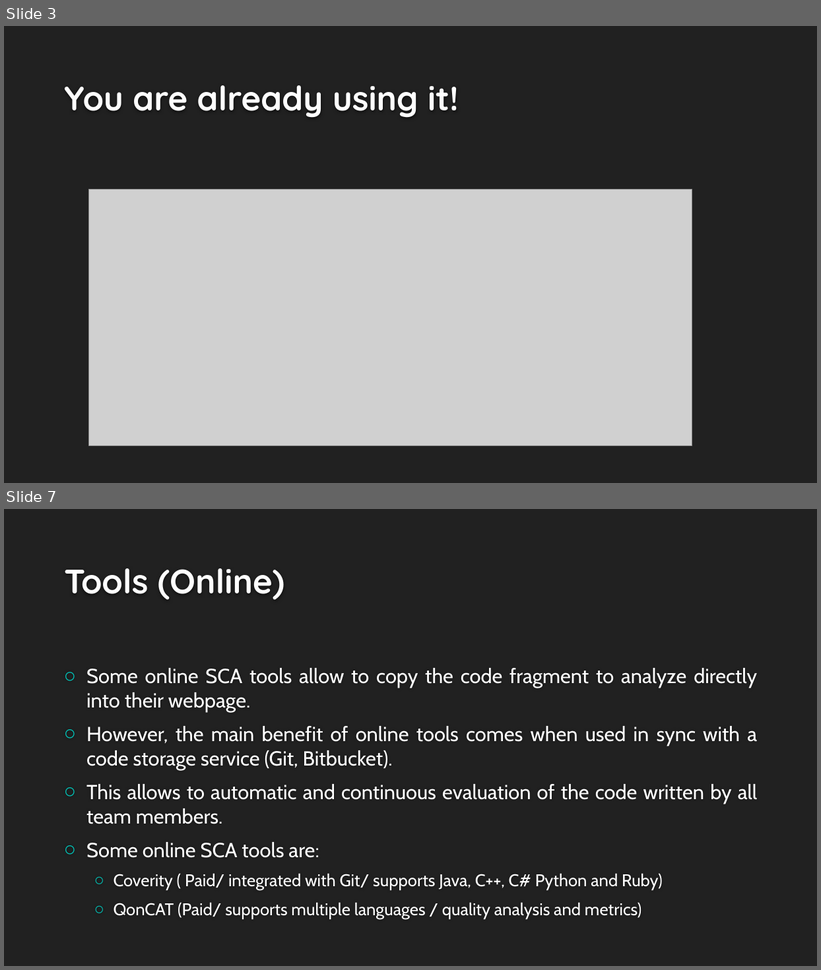
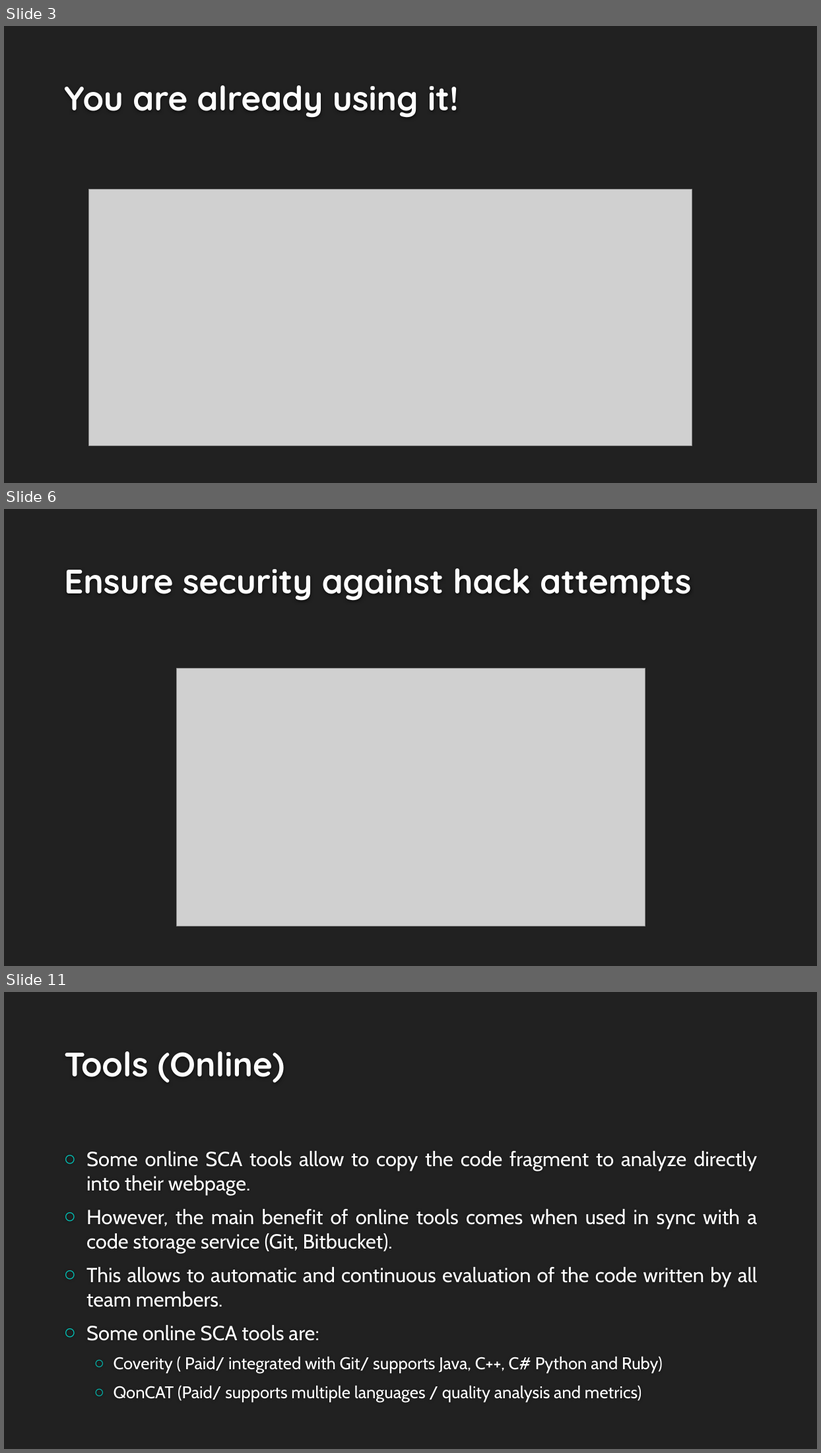
Before and after one commit to rodrigodpl/Static-Code-Analysis, a slide deck: docs/Static Code Analysis.pptx. Shown one above the other, each under a label of ours: slides 3 and 7 before the commit, slides 3, 6 and 11 after it; the slides between them are not shown. The pictures are 821x970 and 821x1453 pixels, drawn with LibreOffice and Linux fonts; fonts in the diff are those of the drawing; grey boxes stand for pictures; background and template pictures are left out. Boxes give left, top, right and bottom in pixels: in the first picture for what was removed or moved away, otherwise in the second. Text is boxed around its words. In the diff, an @@ line names an element or a change of style, - is before the commit and + after.

```diff
--- a/docs/Static Code Analysis.pptx
+++ b/docs/Static Code Analysis.pptx
@@ slide 6 added at <box>4,509,817,966</box>, background #212121 @@
@@ title added at <box>64,568,691,601</box>, 40 pt, text #FEFEFE, bold @@
+Ensure security against hack attempts
@@ picture added at <box>177,669,645,927</box> @@
@@ what was slide 7 is now slide 11 @@
```
Also in this commit, not shown: 5 slides changed, 10 other slides added.
